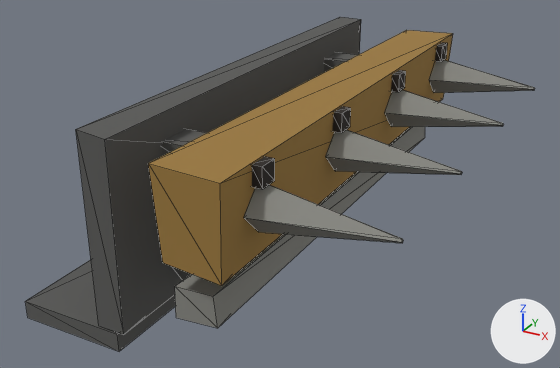
The glTF model game/public/models/arm_ram.glb, before and after one commit.
One viewpoint serves both versions: a 50 mm lens placed at (1.382, -1.849, 1.119), pointed at (0.401, -0.066, 0.228). The axes (+X, +Y, +Z) are drawn at lower right. The lights are the same throughout. The picture after the commit comes second. Mesh edges are drawn as thin lines. Vertices at exactly the same position are counted once.

Before the edit, the objects in view are built like this:
```python
me_cube = bpy.data.meshes.new('Cube')
me_cube.from_pydata(...)  # 128 vertices, 192 faces; spans x -0.005..0.95, y -0.723..0.72, z 0.0..0.556
# faces by material slot: [72, 12, 60, 48]
me_cube.materials.append(mat_metal)  # dark grey #5a5a58
me_cube.materials.append(mat_paint)  # brown #9c7a3e
me_cube.materials.append(mat_metal_light)  # grey #8a8a84
me_cube.materials.append(mat_dark)  # black #2a2420
ob_arm_ram = bpy.data.objects.new('arm_ram', me_cube)
ob_arm_ram.location = (0.0, 0.0, 0.0)
```
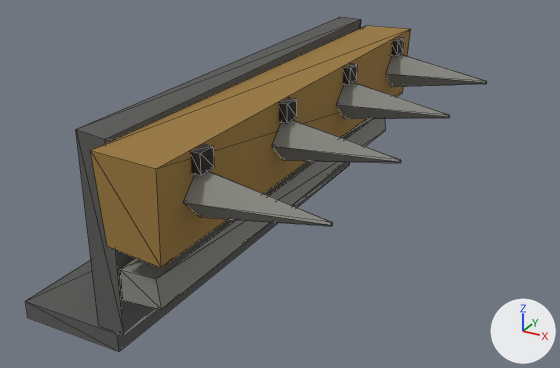
Boxes (x1, y1, x2, y2) around the edits, measured in the pictures (560 x 368 px; the box of a moved part takes in the faces that stretch with it):
'arm_ram', reshaped (9% narrower)
    before: (25, 17, 535, 351)
    after: (25, 17, 487, 351)
part 1 of me_cube, moved or reshaped
    before: (148, 30, 453, 286)
    after: (90, 26, 411, 268)
part 2 of me_cube, moved or reshaped
    before: (175, 127, 425, 328)
    after: (120, 118, 386, 310)
part 3 of me_cube, moved or reshaped
    before: (244, 185, 403, 243)
    after: (183, 171, 333, 226)
part 4 of me_cube, moved or reshaped
    before: (326, 130, 462, 175)
    after: (272, 120, 401, 163)
part 5 of me_cube, moved or reshaped
    before: (385, 90, 504, 127)
    after: (337, 83, 450, 119)
part 6 of me_cube, moved or reshaped
    before: (429, 60, 535, 93)
    after: (386, 54, 487, 87)
part 7 of me_cube, moved or reshaped
    before: (252, 156, 275, 189)
    after: (191, 144, 214, 175)
part 8 of me_cube, moved or reshaped
    before: (332, 106, 351, 133)
    after: (279, 98, 297, 123)
part 9 of me_cube, moved or reshaped
    before: (391, 70, 406, 92)
    after: (342, 63, 357, 85)
part 10 of me_cube, moved or reshaped
    before: (435, 42, 447, 62)
    after: (391, 37, 404, 56)
part 11 of me_cube, moved or reshaped (not visible afterwards)
    before: (162, 129, 206, 156)
part 12 of me_cube, moved or reshaped (not visible afterwards)
    before: (174, 267, 190, 280)
part 13 of me_cube, moved or reshaped (not visible afterwards)
    before: (324, 52, 357, 72)

The change, as a list of edits to the scene's bpy script:
```text
Change me_cube:
    used by ob_arm_ram; location = (0.0, 0.0, 0.0)
    remove me_cube.from_pydata(...)  # 128 vertices, 192 faces; spans x -0.005..0.95, y -0.723..0.72, z 0.0..0.556
    add me_cube.from_pydata(...)  # 128 vertices, 192 faces; spans x -0.005..0.8, y -0.723..0.72, z 0.0..0.556
    me_cube part 1: the loose piece of 8 vertices spanning x 0.464..0.636, y -0.723..0.72, z 0.302..0.538 is moved by (-0.15, 0.0, 0.0)
    me_cube part 2: the loose piece of 8 vertices spanning x 0.475..0.583, y -0.681..0.677, z 0.155..0.239 is moved by (-0.15, 0.0, 0.0)
    me_cube part 3: the loose piece of 8 vertices spanning x 0.63..0.95, y -0.636..-0.516, z 0.36..0.48 is moved by (-0.15, 0.0, 0.0)
    me_cube part 4: the loose piece of 8 vertices spanning x 0.63..0.95, y -0.252..-0.132, z 0.36..0.48 is moved by (-0.15, 0.0, 0.0)
    me_cube part 5: the loose piece of 8 vertices spanning x 0.63..0.95, y 0.132..0.252, z 0.36..0.48 is moved by (-0.15, 0.0, 0.0)
    me_cube part 6: the loose piece of 8 vertices spanning x 0.63..0.95, y 0.516..0.636, z 0.36..0.48 is moved by (-0.15, 0.0, 0.0)
    me_cube part 7: the loose piece of 8 vertices spanning x 0.625..0.655, y -0.601..-0.551, z 0.475..0.525 is moved by (-0.15, 0.0, 0.0)
    me_cube part 8: the loose piece of 8 vertices spanning x 0.625..0.655, y -0.217..-0.167, z 0.475..0.525 is moved by (-0.15, 0.0, 0.0)
    me_cube part 9: the loose piece of 8 vertices spanning x 0.625..0.655, y 0.167..0.217, z 0.475..0.525 is moved by (-0.15, 0.0, 0.0)
    me_cube part 10: the loose piece of 8 vertices spanning x 0.625..0.655, y 0.551..0.601, z 0.475..0.525 is moved by (-0.15, 0.0, 0.0)
    me_cube part 11: all 4 vertices in x 0.6, y -0.486..-0.386, z 0.36..0.48 are moved by (-0.15, 0.0, 0.0)
    me_cube part 12: all 2 vertices in x 0.351, y -0.471..-0.401, z 0.096 are moved by (0.008, 0.0, 0.013)
    me_cube part 13: all 4 vertices in x 0.6, y 0.386..0.486, z 0.36..0.48 are moved by (-0.15, 0.0, 0.0)
    other edits to the shape of me_cube do not show in these pictures
```
